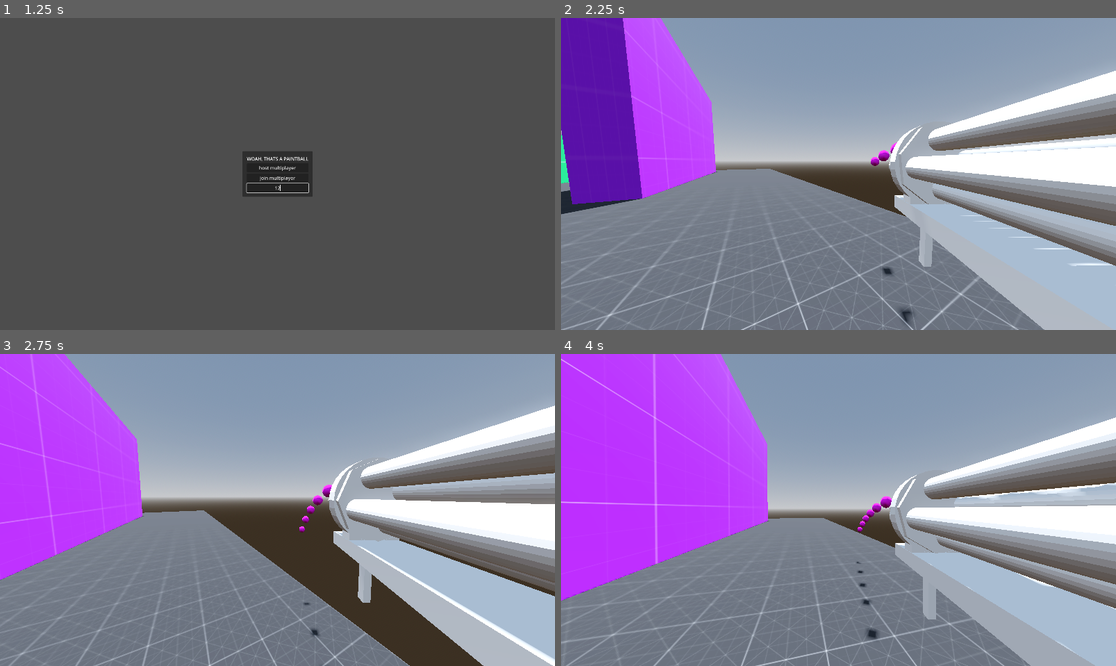
Above: before the commit, frames 1-4 (two rows, left to right).
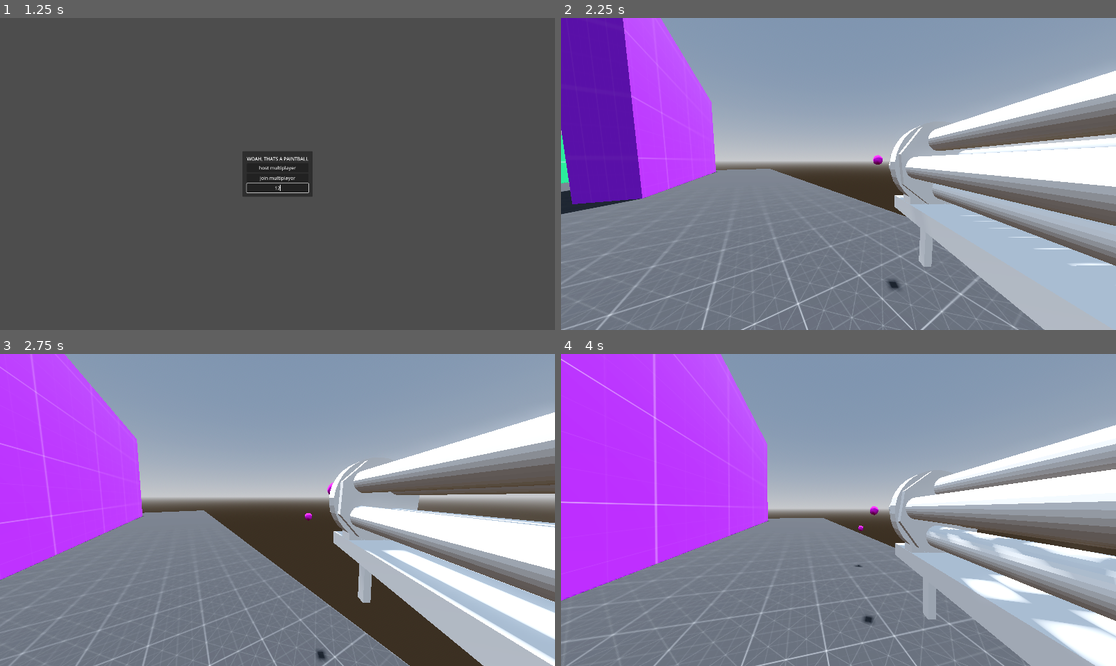
Above: after the commit, the same moments.

Repository: Monkeytonk115/godot-paintball
Game: Godot game, scene res://scenes/main.tscn
Same seed, same stepped clock (60 frames per second), same inputs: the game is played once before the commit and once after it.
Inputs (mouse positions are in pixels of both pictures, inside the frame that each line leads up to):
- Up to frame 1 (1.25 s): click (277, 186) at 0.52 s; type "12" at 0.6 s
- Up to frame 2 (2.25 s): click "host multiplayer" at 1.25 s; move the mouse to (866, 174) at 2.02 s; press the mouse at (866, 174) at 2.03 s; hold W (forward) from 2.03 s (still down)
- Up to frame 3 (2.75 s): keep holding W (forward); tap Space (jump) at 2.27 s; tap Tab (scoreboard, bound only before the commit) at 2.3 s
- Up to frame 4 (4 s): keep holding W (forward); move the mouse to (810, 510) at 2.77 s; release the mouse at (810, 510) at 2.78 s; tap Tab (scoreboard, bound only before the commit) at 2.85, 3.8 s; tap Space (jump) at 3.02 s; click (810, 510) at 3.05 s; move the mouse to (849, 503) at 3.52 s; press the mouse at (849, 503) at 3.53 s

Frame 1 is identical in both runs. In frame 2, 0.3% of the frame differs, in the area x 55-64%, y 39-99%; in frame 3, 13%; in frame 4, 15%, in the area x 52-100%, y 20-100%.

Commit message:
minigun fire rate and animations updated

Diff:
--- a/project.godot
+++ b/project.godot
@@ -52,8 +52,3 @@
 "events": [Object(InputEventMouseButton,"resource_local_to_scene":false,"resource_name":"","device":-1,"window_id":0,"a …(253 unchanged characters)…
 ]
 }
-scoreboard={
-"deadzone": 0.5,
-"events": [Object(InputEventKey,"resource_local_to_scene":false,"resource_name":"","device":-1,"window_id":0,"alt_pressed":false,"shift_pressed":false,"ctrl_pressed":false,"meta_pressed":false,"pressed":false,"keycode":0,"physical_keycode":4194306,"key_label":0,"unicode":0,"echo":false,"script":null)
-]
-}
--- a/scenes/main.gd
+++ b/scenes/main.gd
@@ -61,7 +61,7 @@
 
 @rpc("any_peer", "call_local")
 func shoot_bullet_client(origin : Transform3D, velocity : Vector3):
-	print("shoot_bullet_client")
+	#print("shoot_bullet_client")
 	var new_bullet = bullet.instantiate()
 	new_bullet.global_transform = origin
 	new_bullet.linear_velocity = velocity
--- a/scenes/player.gd
+++ b/scenes/player.gd
@@ -68,9 +68,13 @@
 		if equipped_weapon.automatic:
 			if Input.is_action_pressed("primary_fire"):
 				equipped_weapon.PrimaryFire()
+				equipped_weapon.animation(1)
 		else:
 			if Input.is_action_just_pressed("primary_fire"):
 				equipped_weapon.PrimaryFire()
+				equipped_weapon.animation(1)
+		if !Input.is_action_pressed("primary_fire"):
+			equipped_weapon.animation(0)
 
 
 @rpc("authority", "call_local")
--- a/scenes/weapons/minigun.gd
+++ b/scenes/weapons/minigun.gd
@@ -4,7 +4,9 @@
 const fire_delay = 1.0 / 20.0
 const automatic = true
 
+
 var _next_fire_time
+var firingSpeed = 1.0
 
 # Called when the node enters the scene tree for the first time.
 func _ready():
@@ -17,13 +19,28 @@
 
 
 func PrimaryFire():
-	print("PrimaryFire")
+	#print("PrimaryFire")
 	if _next_fire_time >= Time.get_ticks_msec():
 		# Can't fire right now, need to wait
 		return
 
 	# shoot effects
 	# shoot bullet
+	#get_node("/root/Main/").shoot_bullet_client.rpc($attachment_muzzle.global_transform, -$attachment_muzzle.global_transform.basis.z * 15)
+	_next_fire_time = Time.get_ticks_msec() + (fire_delay * 1000)
+
+func animation(firing):
+	if firing == 1:
+		if !$AnimationPlayer.is_playing():
+			$AnimationPlayer.play("fire", -0.5, firingSpeed)
+			if firingSpeed < 5:
+				firingSpeed = firingSpeed + 0.1
+				#print(firingSpeed)
+	if firing == 0:
+		if !$AnimationPlayer.is_playing():
+			$AnimationPlayer.stop()
+			firingSpeed = 1.0
+
+# for minigun, firing is moved to being called from the animation instead, so that firing is timed to the animation speed
+func animFunction():
 	get_node("/root/Main/").shoot_bullet_client.rpc($attachment_muzzle.global_transform, -$attachment_muzzle.global_transform.basis.z * 15)
-	_next_fire_time = Time.get_ticks_msec() + (fire_delay * 1000)
-	$AnimationPlayer.play("fire", -0.5)
--- a/scenes/weapons/minigun.tscn
+++ b/scenes/weapons/minigun.tscn
@@ -2,6 +2,23 @@
 
 [ext_resource type="PackedScene" uid="uid://dihbwdbf1b4hm" path="res://models/minigun.glb" id="1_1tikw"]
 [ext_resource type="Script" path="res://scenes/weapons/minigun.gd" id="2_2ks6o"]
+
+[sub_resource type="Animation" id="Animation_dvty6"]
+length = 0.2
+loop_mode = 1
+step = 0.01
+tracks/0/type = "value"
+tracks/0/imported = false
+tracks/0/enabled = true
+tracks/0/path = NodePath("Cylinder_002:rotation")
+tracks/0/interp = 1
+tracks/0/loop_wrap = true
+tracks/0/keys = {
+"times": PackedFloat32Array(0, 0.2),
+"transitions": PackedFloat32Array(1, 1),
+"update": 0,
+"values": [Vector3(0, 1.5708, -1.5708), Vector3(1.5708, 1.5708, -1.5708)]
+}
 
 [sub_resource type="Animation" id="Animation_ehfol"]
 resource_name = "fire"
@@ -19,20 +36,19 @@
 "update": 0,
 "values": [Vector3(0, -1.5708, 1.5708), Vector3(-1.5708, -1.5708, 1.5708)]
 }
-
-[sub_resource type="Animation" id="Animation_dvty6"]
-length = 0.001
-tracks/0/type = "value"
-tracks/0/imported = false
-tracks/0/enabled = true
-tracks/0/path = NodePath("Cylinder_002:rotation")
-tracks/0/interp = 1
-tracks/0/loop_wrap = true
-tracks/0/keys = {
+tracks/1/type = "method"
+tracks/1/imported = false
+tracks/1/enabled = true
+tracks/1/path = NodePath(".")
+tracks/1/interp = 1
+tracks/1/loop_wrap = true
+tracks/1/keys = {
 "times": PackedFloat32Array(0),
 "transitions": PackedFloat32Array(1),
-"update": 0,
-"values": [Vector3(1.5708, 3.14159, 0)]
+"values": [{
+"args": [],
+"method": &"animFunction"
+}]
 }
 
 [sub_resource type="AnimationLibrary" id="AnimationLibrary_56nyv"]
@@ -45,13 +61,13 @@
 script = ExtResource("2_2ks6o")
 
 [node name="Cylinder_001" parent="." index="0"]
-transform = Transform3D(-0.34, 3.26162e-08, 0, 0, 0, -0.34, -2.97237e-08, -0.373085, 0, 0.0249999, 0, 0.66629)
+transform = Transform3D(0.34, 0, 0, 0, -1.63081e-08, -0.34, 0, 0.373085, -1.48619e-08, 0.0249999, 0, 0.66629)
 
 [node name="Cube_002" parent="." index="1"]
-transform = Transform3D(-1, 0, 8.74228e-08, 0, 1, 0, -8.74228e-08, 0, -1, 0.025, -0.390327, -0.434483)
+transform = Transform3D(1, 0, 0, 0, 1, 0, 0, 0, 1, 0.025, -0.390327, -0.434483)
 
 [node name="Cylinder_002" parent="." index="2"]
-transform = Transform3D(-0.34, 9.51329e-09, -2.24408e-15, 0, -2.75398e-09, -0.34, -5.13386e-08, -0.0630037, 1.48619e-08, 0.025, 0, -0.710385)
+transform = Transform3D(6.49633e-16, -2.75398e-09, 0.34, -0.34, -2.75398e-09, 0, 1.48619e-08, -0.0630037, -1.48619e-08, 0.025, 0, -0.710385)
 
 [node name="Cube_003" parent="." index="3"]
 transform = Transform3D(-0.193905, 0, 5.89891e-09, 0, 0.0515758, 0, -1.69517e-08, 0, -0.0674757, 0.0250001, -0.363266, -1.60145)
--- a/scenes/weapons/paintball.gd
+++ b/scenes/weapons/paintball.gd
@@ -11,5 +11,5 @@
 
 
 func _on_body_entered(body):
-	print("hit")
+	#print("hit")
 	queue_free()
